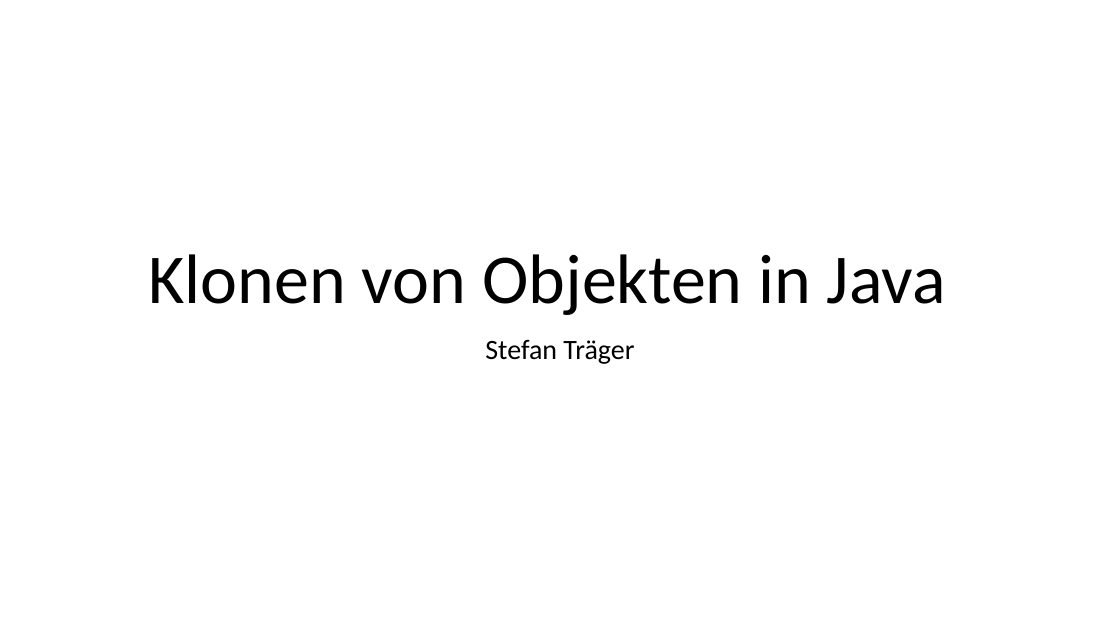
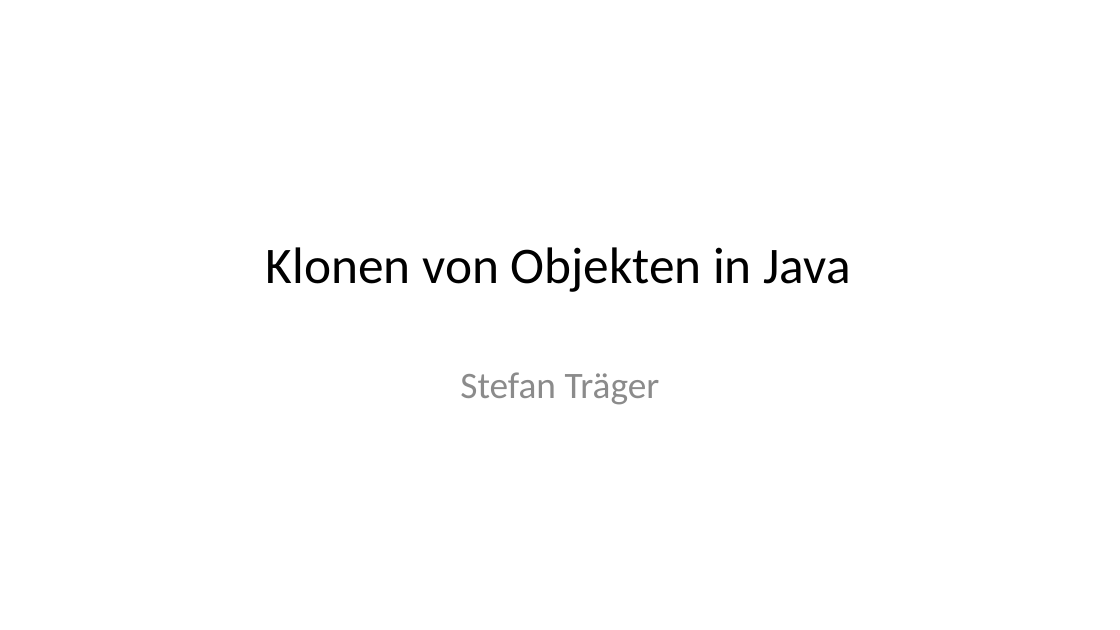
Before and after one commit to doubleSlashde/brownbagLunchCloneObjectsInJava, a slide deck: slide 1 of Klonen von Objekten in Java.pptx. Drawn at 1120x630 pixels with LibreOffice and Linux fonts; fonts in the diff are those of the drawing. Boxes give left, top, right and bottom in pixels: in the first picture for what was removed or moved away, otherwise in the second. Text is boxed around its words. In the diff, an @@ line names an element or a change of style, - is before the commit and + after.

```diff
--- a/Klonen von Objekten in Java.pptx
+++ b/Klonen von Objekten in Java.pptx
@@ title "Klonen von Objekten in Java": place and size @@
-title "Klonen von Objekten in Java" at <box>148,254,946,315</box>
+title "Klonen von Objekten in Java" at <box>266,247,851,292</box>
@@ title "Klonen von Objekten in Java" at <box>266,247,851,292</box>: size 60 to 44 pt; line spacing 0.9 to 1; vertical alignment bottom to middle @@
@@ subtitle "Stefan Träger": place and size @@
-subtitle "Stefan Träger" at <box>485,339,634,364</box>
+subtitle "Stefan Träger" at <box>460,372,660,405</box>
@@ subtitle "Stefan Träger" at <box>460,372,660,405</box>: size 24 to 32 pt, text colour #000000 to #8C8C8C; line spacing 0.9 to 1; less space between paragraphs @@
```
Also in this commit, not shown: 6 other slides changed, 4 slides added, 3 slides removed, 2 other files.
